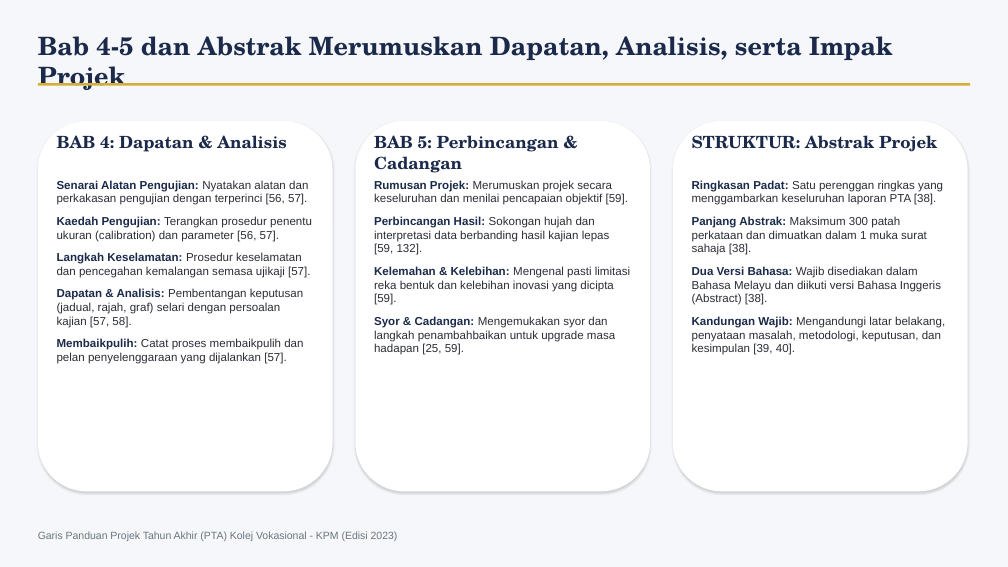
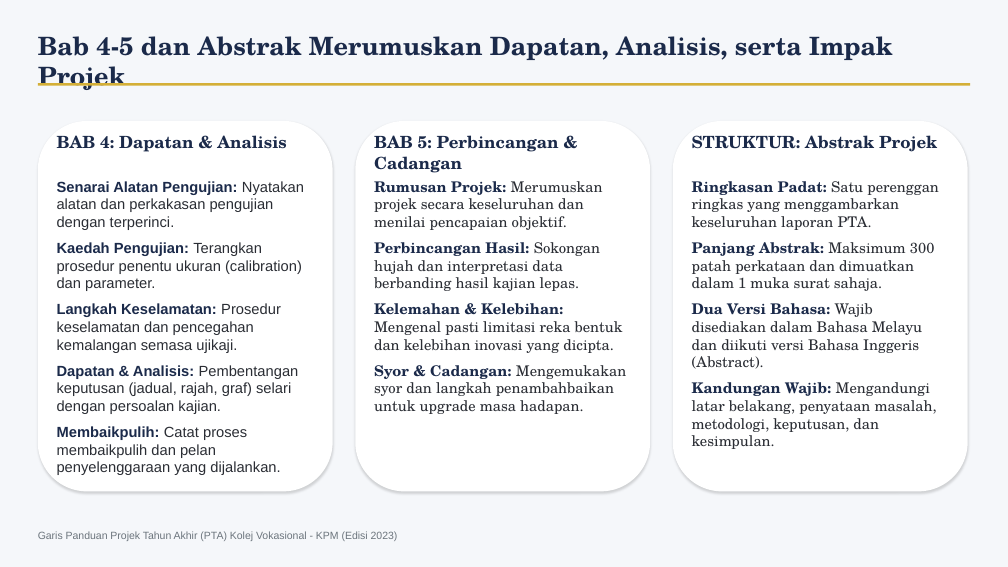
Before and after one commit to cikdet/KVreportformat, a slide deck: slide 6 of KV_PTA_KVSegamat_Sept2026_edit.pptx. Drawn at 1008x567 pixels with LibreOffice and Linux fonts; fonts in the diff are those of the drawing; background and template pictures are left out. Boxes give left, top, right and bottom in pixels: in the first picture for what was removed or moved away, otherwise in the second. Text is boxed around its words. In the diff, an @@ line names an element or a change of style, - is before the commit and + after.

```diff
--- a/KV_PTA_KVSegamat_Sept2026_edit.pptx
+++ b/KV_PTA_KVSegamat_Sept2026_edit.pptx
@@ text at (x1=57, y1=181, x2=304, y2=475): text changed; size 11 to 14 pt @@
-Senarai Alatan Pengujian: Nyatakan alatan dan perkakasan pengujian dengan terperinci [56, 57].
-Kaedah Pengujian: Terangkan prosedur penentu ukuran (calibration) dan parameter [56, 57].
-Langkah Keselamatan: Prosedur keselamatan dan pencegahan kemalangan semasa ujikaji [57].
-Dapatan & Analisis: Pembentangan keputusan (jadual, rajah, graf) selari dengan persoalan kajian [57, 58].
-Membaikpulih: Catat proses membaikpulih dan pelan penyelenggaraan yang dijalankan [57].
+Senarai Alatan Pengujian: Nyatakan alatan dan perkakasan pengujian dengan terperinci.
+Kaedah Pengujian: Terangkan prosedur penentu ukuran (calibration) dan parameter.
+Langkah Keselamatan: Prosedur keselamatan dan pencegahan kemalangan semasa ujikaji.
+Dapatan & Analisis: Pembentangan keputusan (jadual, rajah, graf) selari dengan persoalan kajian.
+Membaikpulih: Catat proses membaikpulih dan pelan penyelenggaraan yang dijalankan.
@@ text at (x1=374, y1=181, x2=626, y2=414): text changed; size 11 to 14 pt; font Arial to TeX Gyre Schola @@
-Rumusan Projek: Merumuskan projek secara keseluruhan dan menilai pencapaian objektif [59].
-Perbincangan Hasil: Sokongan hujah dan interpretasi data berbanding hasil kajian lepas [59, 132].
-Kelemahan & Kelebihan: Mengenal pasti limitasi reka bentuk dan kelebihan inovasi yang dicipta [59].
-Syor & Cadangan: Mengemukakan syor dan langkah penambahbaikan untuk upgrade masa hadapan [25, 59].
+Rumusan Projek: Merumuskan projek secara keseluruhan dan menilai pencapaian objektif.
+Perbincangan Hasil: Sokongan hujah dan interpretasi data berbanding hasil kajian lepas.
+Kelemahan & Kelebihan: Mengenal pasti limitasi reka bentuk dan kelebihan inovasi yang dicipta.
+Syor & Cadangan: Mengemukakan syor dan langkah penambahbaikan untuk upgrade masa hadapan.
@@ text at (x1=692, y1=181, x2=939, y2=449): text changed; size 11 to 14 pt; font Arial to TeX Gyre Schola @@
-Ringkasan Padat: Satu perenggan ringkas yang menggambarkan keseluruhan laporan PTA [38].
-Panjang Abstrak: Maksimum 300 patah perkataan dan dimuatkan dalam 1 muka surat sahaja [38].
-Dua Versi Bahasa: Wajib disediakan dalam Bahasa Melayu dan diikuti versi Bahasa Inggeris (Abstract) [38].
-Kandungan Wajib: Mengandungi latar belakang, penyataan masalah, metodologi, keputusan, dan kesimpulan [39, 40].
+Ringkasan Padat: Satu perenggan ringkas yang menggambarkan keseluruhan laporan PTA.
+Panjang Abstrak: Maksimum 300 patah perkataan dan dimuatkan dalam 1 muka surat sahaja.
+Dua Versi Bahasa: Wajib disediakan dalam Bahasa Melayu dan diikuti versi Bahasa Inggeris (Abstract).
+Kandungan Wajib: Mengandungi latar belakang, penyataan masalah, metodologi, keputusan, dan kesimpulan.
```
Also in this commit, not shown: 5 other slides changed, 1 slide added, 3 slides removed, 3 other files.
